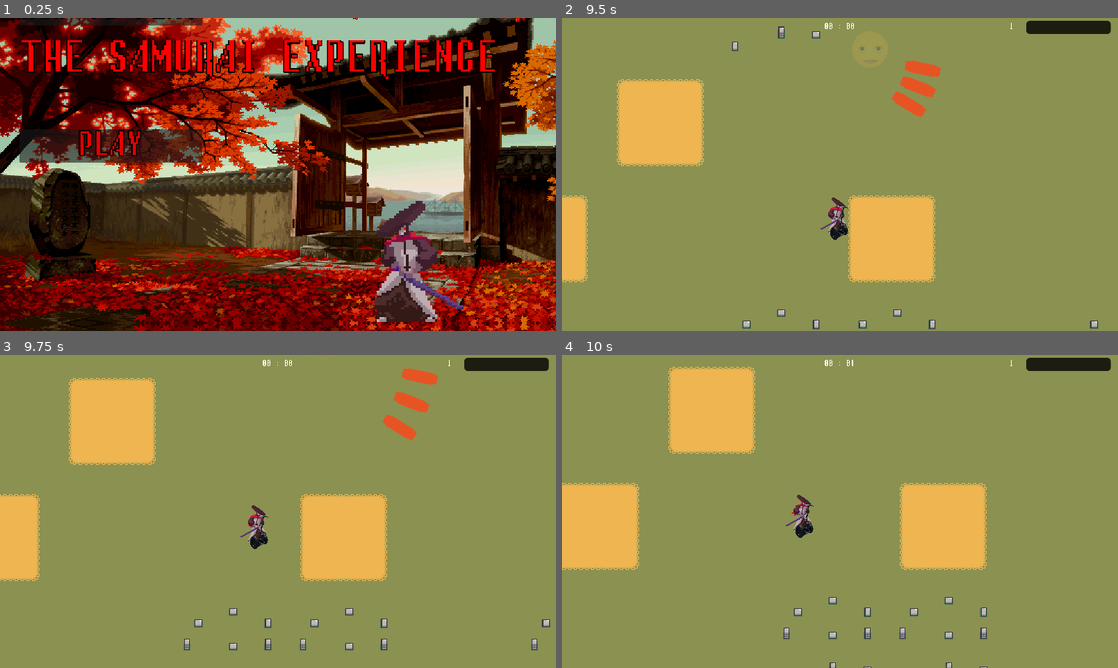
Above: before the commit, frames 1-4 (two rows, left to right).
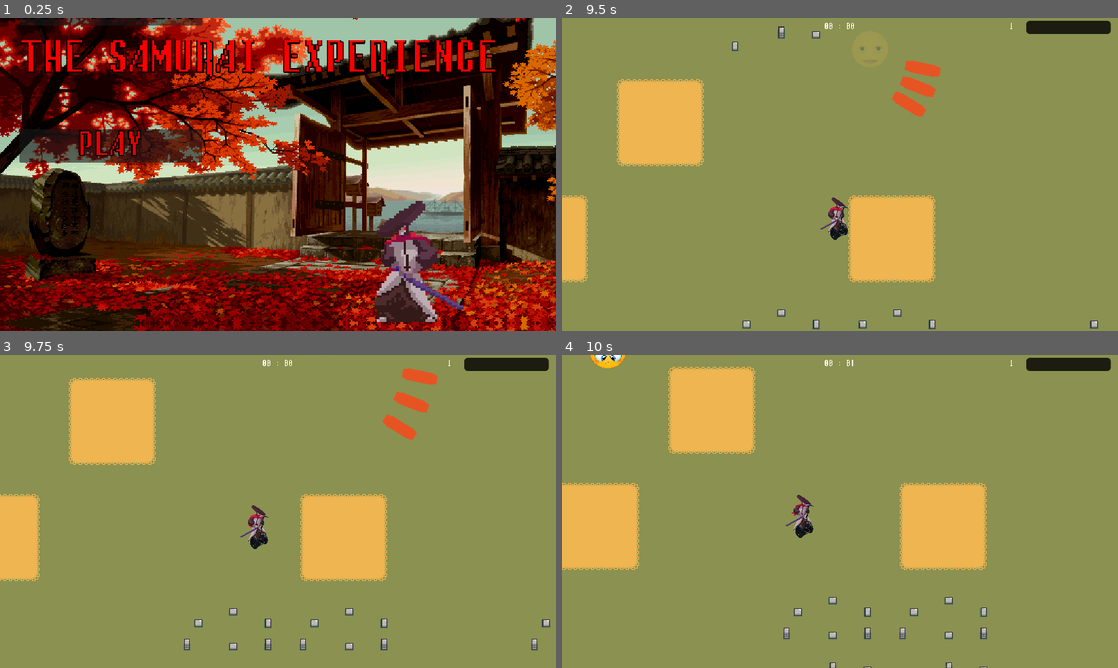
Above: after the commit, the same moments.

Repository: NemoDacremont/vampire_le_survivant
Game: Godot game, scene res://src/main_menu/main_menu.tscn
Same seed, same stepped clock (60 frames per second), same inputs: the game is played once before the commit and once after it.
Inputs:
- Up to frame 1 (0.25 s): no input
- Up to frame 2 (9.5 s): click "PLAY" at 0.5 s; hold D (move_right) 1.28-2.03 s; tap K (fireball) every 1.5 s from 1.35 to 8.85 s; hold S (move_down) 2.03-2.78 s; tap Ctrl (segway) every 1.5 s from 2.1 to 8.1 s; hold D (move_right) 2.78-3.53 s; hold W (move_up) 3.53-4.28 s; hold Left (move_left) 4.28-5.78 s; hold S (move_down) 5.78-6.53 s; hold D (move_right) 6.53-7.28 s; hold W (move_up) 7.28-8.03 s; tap Enter at 8 s; hold D (move_right) 8.03-8.78 s; hold S (move_down) from 8.78 s (still down)
- Up to frame 3 (9.75 s): release S (move_down) at 9.53 s; hold Left (move_left) from 9.53 s (still down); tap Ctrl (segway) at 9.6 s
- Up to frame 4 (10 s): keep holding Left (move_left)

Frames 1-3 are identical in both runs. In frame 4, 0.2% of the frame differs, in the area x 5-12%, y 0-5%.

Commit message:
fix spawn enemies

Diff:
--- a/src/maps/first_map/map.gd
+++ b/src/maps/first_map/map.gd
@@ -159,7 +159,7 @@
 	if not is_boss and $TimerHUD.get_time() == 300:
 		start_boss()
 
-	spawn_rate = min(0.1, 1. / (max($TimerHUD.get_time(), 1.) ** 2))
+	spawn_rate = max(1./8., 1. / (max($TimerHUD.get_time(), 1.) ))
 	#print(spawn_rate)
 
 	if is_intro_over:
@@ -213,7 +213,7 @@
 	return max(int(hp_time), 1)
 	return max(hp_time + randi() % max(int(hp_time / 4.), 1), 1)
 
-func spawn_enemy(EnemyClass: Resource, spawn_position: Vector2) -> void:
+func spawn_enemy(EnemyClass: Resource, spawn_position: Vector2, n:int = 1) -> void:
 	var enemy = EnemyClass.instantiate()
 	enemy.init(_player, spawn_position, 0, scaled_hp(), max(sqrt($TimerHUD.get_time()), 1))
 	enemy.position = spawn_position
@@ -221,6 +221,9 @@
 
 	$Enemies.add_child(enemy)
 
+	if n>1:
+		spawn_enemy(EnemyClass, randomSpawn(_player.position), n-1)
+
 
 func randomEnemy() -> int:
 	return random.randi_range(0, len(_Enemies) - 1)
@@ -258,4 +261,4 @@
 
 
 func _on_spawn_enemy_timer_timeout():
-	spawn_enemy(_Enemies[randomEnemy()], randomSpawn(_player.position))
+	spawn_enemy(_Enemies[randomEnemy()], randomSpawn(_player.position), 3)
